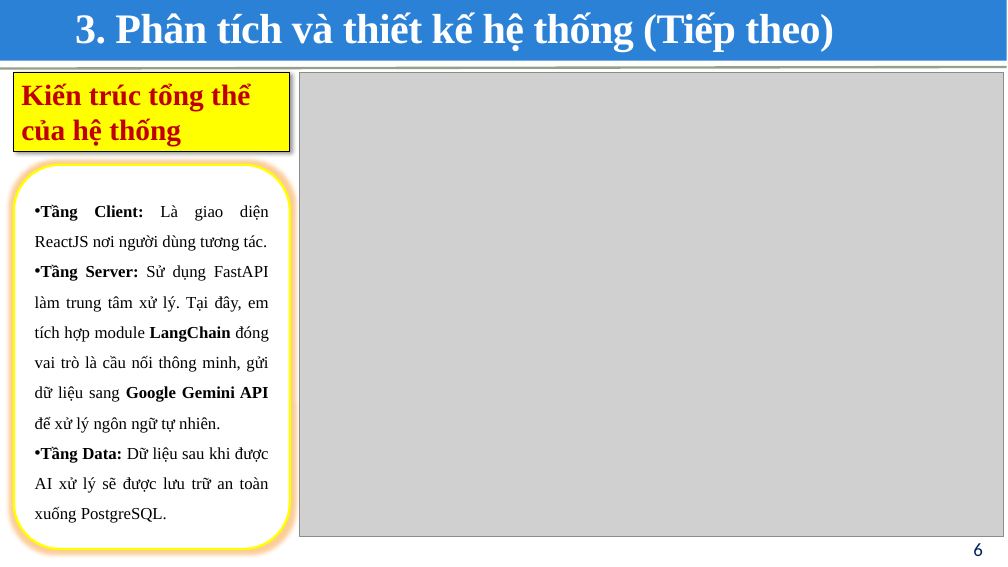
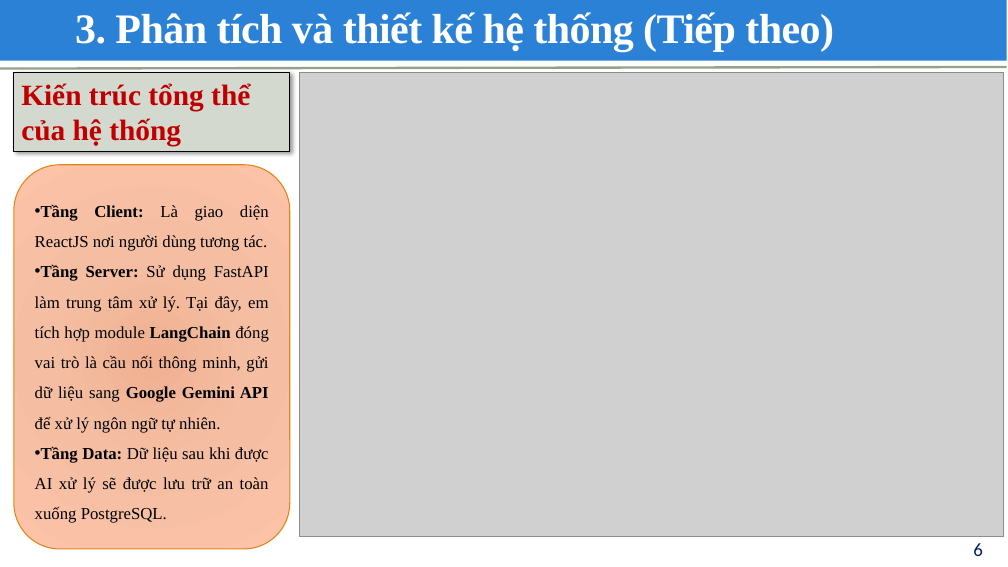
Before and after one commit to KentTho/Expense_Tracker_Web_Thesis, a slide deck: slide 6 of Report/Slide Đại hoc (Khoa Luan) 2025_HVT.pptx. Drawn at 1008x567 pixels with LibreOffice and Linux fonts; fonts in the diff are those of the drawing; grey boxes stand for pictures; background and template pictures are left out. Boxes give left, top, right and bottom in pixels: in the first picture for what was removed or moved away, otherwise in the second. Text is boxed around its words. In the diff, an @@ line names an element or a change of style, - is before the commit and + after.

```diff
--- a/Report/Slide Đại hoc (Khoa Luan) 2025_HVT.pptx
+++ b/Report/Slide Đại hoc (Khoa Luan) 2025_HVT.pptx
@@ rectangle "Kiến trúc tổng thể của ..." at (14,73,290,151): fill #FFFF00 to #D4D9CF @@
@@ rounded rectangle "Tầng Client: Là giao diện ..." at (14,165,290,549): fill #FFFFFF to gradient #F0B191 to #F5BEA4 to #FDC3A8; outline #FFFF00 2.25 pt to #E48312 1 pt @@
```
Also in this commit, not shown: 3 other slides changed, 2 other files.
